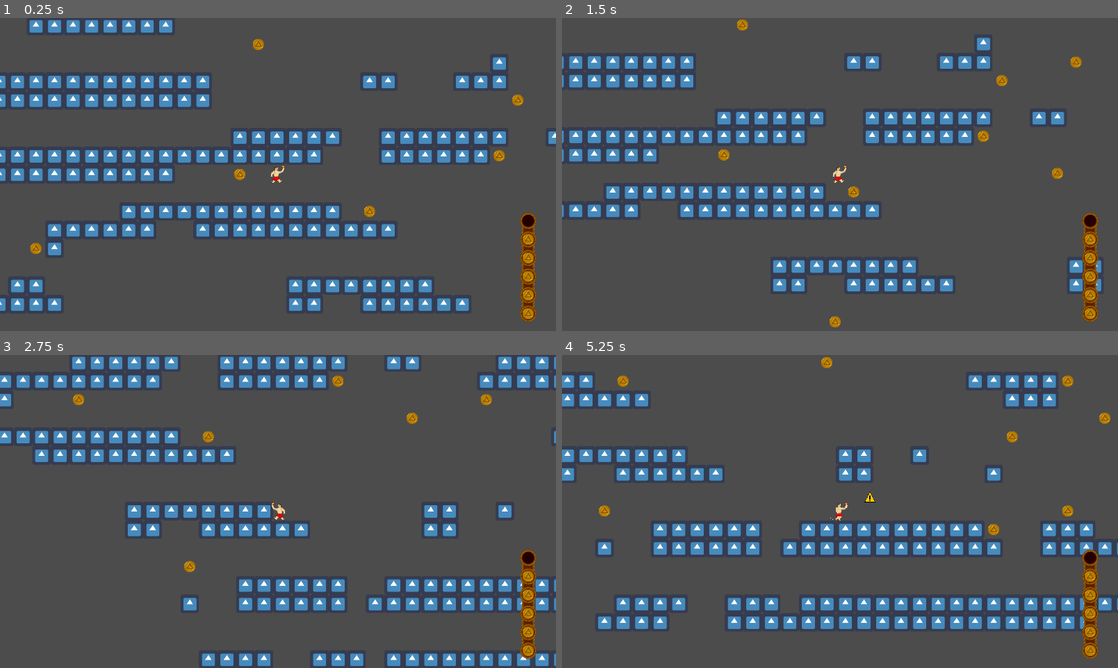
Above: before the commit, frames 1-4 (two rows, left to right).
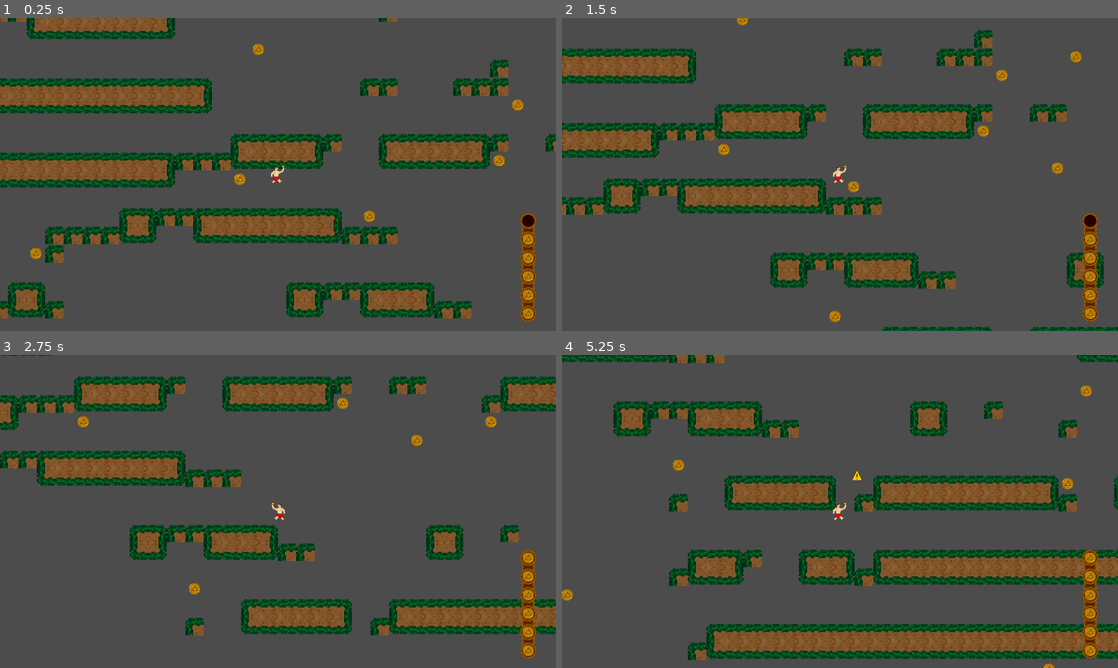
Above: after the commit, the same moments.

Repository: Shapkofil/prometheus
Game: Godot game, scene res://Procedural.tscn
The game is run twice, just before and just after one commit, with the same random seed, the same clock (stepped at 60 frames per second) and the same inputs. This scene is started directly instead of the project's main scene. The engine's default icon, where the game draws it, is replaced by a stand-in: a white triangle on a blue panel in a dark square.
Inputs:
- Up to frame 1 (0.25 s): no input
- Up to frame 2 (1.5 s): hold Right (ui_right) from 0.53 s (still down); tap Space (jump) at 0.77 s
- Up to frame 3 (2.75 s): tap Space (jump) at 1.52 s; release Right (ui_right) at 2.03 s; hold Left (ui_left) from 2.03 s (still down)
- Up to frame 4 (5.25 s): release Left (ui_left) at 2.78 s; hold Right (ui_right) 2.78-4.28 s; tap Space (jump) at 3.02, 3.77, 4.52 s; hold Left (ui_left) 4.28-5.03 s; hold Right (ui_right) from 5.03 s (still down)

The runs differ from the first frame. In frame 1, 27% of the frame differs, in the area x 0-100%, y 0-96%; in frame 2, 22%; in frame 3, 29%; in frame 4, 38%, in the area x 0-100%, y 0-100%.

Commit message:
Autotile world generation

Diff:
--- a/Prometheus/Assets/Tiles/tileset.tres
+++ b/Prometheus/Assets/Tiles/tileset.tres
@@ -1,20 +1,7 @@
-[gd_resource type="TileSet" load_steps=17 format=2]
+[gd_resource type="TileSet" load_steps=13 format=2]
 
 [ext_resource path="res://icon.png" type="Texture" id=1]
-[ext_resource path="res://Assets/Tiles/pillar/PillerSet.png" type="Texture" id=2]
 [ext_resource path="res://Assets/Tiles/Grass/GrassSet.png" type="Texture" id=3]
-
-[sub_resource type="ConvexPolygonShape2D" id=1]
-points = PoolVector2Array( 0, 0, 64, 0, 64, 64, 0, 64 )
-
-[sub_resource type="ConvexPolygonShape2D" id=2]
-points = PoolVector2Array( 0, 0, 64, 0, 64, 64, 0, 64 )
-
-[sub_resource type="ConvexPolygonShape2D" id=3]
-points = PoolVector2Array( 17.6291, 2.0005, 41.0719, 1.72142, 36.3275, 2.87265, 20.9781, 3.15173 )
-
-[sub_resource type="ConvexPolygonShape2D" id=4]
-points = PoolVector2Array( 0, 0, 64, 0, 64, 64, 0, 64 )
 
 [sub_resource type="ConvexPolygonShape2D" id=5]
 points = PoolVector2Array( 16, 16, 64, 16, 64, 64, 16, 64 )
@@ -43,128 +30,15 @@
 [sub_resource type="ConvexPolygonShape2D" id=13]
 points = PoolVector2Array( 0, 0, 48, 0, 48, 32, 0, 32 )
 
+[sub_resource type="ConvexPolygonShape2D" id=14]
+points = PoolVector2Array( 0, 0, 64, 0, 64, 64, 0, 64 )
+
 [resource]
-0/name = "PlaceHolder"
-0/texture = ExtResource( 1 )
-0/tex_offset = Vector2( 0, 0 )
-0/modulate = Color( 1, 1, 1, 1 )
-0/region = Rect2( 0, 0, 64, 64 )
-0/tile_mode = 0
-0/occluder_offset = Vector2( 0, 0 )
-0/navigation_offset = Vector2( 0, 0 )
-0/shape_offset = Vector2( 0, 0 )
-0/shape_transform = Transform2D( 1, 0, 0, 1, 0, 0 )
-0/shape = SubResource( 1 )
-0/shape_one_way = false
-0/shape_one_way_margin = 1.0
-0/shapes = [ {
-"autotile_coord": Vector2( 0, 0 ),
-"one_way": false,
-"one_way_margin": 1.0,
-"shape": SubResource( 1 ),
-"shape_transform": Transform2D( 1, 0, 0, 1, 0, 0 )
-} ]
-0/z_index = 0
-1/name = "icon.png 1"
-1/texture = ExtResource( 1 )
-1/tex_offset = Vector2( 0, 0 )
-1/modulate = Color( 1, 1, 1, 1 )
-1/region = Rect2( 0, 0, 64, 64 )
-1/tile_mode = 0
-1/occluder_offset = Vector2( 0, 0 )
-1/navigation_offset = Vector2( 0, 0 )
-1/shape_offset = Vector2( 0, 0 )
-1/shape_transform = Transform2D( 1, 0, 0, 1, 0, 0 )
-1/shape = SubResource( 2 )
-1/shape_one_way = false
-1/shape_one_way_margin = 1.0
-1/shapes = [ {
-"autotile_coord": Vector2( 0, 0 ),
-"one_way": false,
-"one_way_margin": 1.0,
-"shape": SubResource( 2 ),
-"shape_transform": Transform2D( 1, 0, 0, 1, 0, 0 )
-} ]
-1/z_index = 0
-2/name = "PillerSet.png 2"
-2/texture = ExtResource( 2 )
-2/tex_offset = Vector2( 0, 0 )
-2/modulate = Color( 1, 1, 1, 1 )
-2/region = Rect2( 0, 0, 128, 128 )
-2/tile_mode = 1
-2/autotile/bitmask_mode = 0
-2/autotile/bitmask_flags = [ Vector2( 0, 0 ), 341, Vector2( 0, 1 ), 341, Vector2( 1, 0 ), 341, Vector2( 1, 1 ), 341 ]
-2/autotile/icon_coordinate = Vector2( 0, 0 )
-2/autotile/tile_size = Vector2( 64, 64 )
-2/autotile/spacing = 0
-2/autotile/occluder_map = [  ]
-2/autotile/navpoly_map = [  ]
-2/autotile/priority_map = [ Vector3( 0, 1, 10 ), Vector3( 1, 0, 70 ) ]
-2/autotile/z_index_map = [  ]
-2/occluder_offset = Vector2( 0, 0 )
-2/navigation_offset = Vector2( 0, 0 )
-2/shape_offset = Vector2( 0, 0 )
-2/shape_transform = Transform2D( 1, 0, 0, 1, 0, 0 )
-2/shape = SubResource( 3 )
-2/shape_one_way = false
-2/shape_one_way_margin = 1.0
-2/shapes = [ {
-"autotile_coord": Vector2( 0, 0 ),
-"one_way": false,
-"one_way_margin": 1.0,
-"shape": SubResource( 3 ),
-"shape_transform": Transform2D( 1, 0, 0, 1, 0, 0 )
-} ]
-2/z_index = 0
-3/name = "PillerSet.png 3"
-3/texture = ExtResource( 2 )
-3/tex_offset = Vector2( 0, 0 )
-3/modulate = Color( 1, 1, 1, 1 )
-3/region = Rect2( 0, 0, 64, 64 )
-3/tile_mode = 1
-3/autotile/bitmask_mode = 0
-3/autotile/bitmask_flags = [  ]
-3/autotile/icon_coordinate = Vector2( 0, 0 )
-3/autotile/tile_size = Vector2( 64, 64 )
-3/autotile/spacing = 0
-3/autotile/occluder_map = [  ]
-3/autotile/navpoly_map = [  ]
-3/autotile/priority_map = [  ]
-3/autotile/z_index_map = [  ]
-3/occluder_offset = Vector2( 0, 0 )
-3/navigation_offset = Vector2( 0, 0 )
-3/shape_offset = Vector2( 0, 0 )
-3/shape_transform = Transform2D( 1, 0, 0, 1, 0, 0 )
-3/shape_one_way = false
-3/shape_one_way_margin = 0.0
-3/shapes = [  ]
-3/z_index = 0
-4/name = "Piller"
-4/texture = ExtResource( 2 )
-4/tex_offset = Vector2( 0, 0 )
-4/modulate = Color( 1, 1, 1, 1 )
-4/region = Rect2( 0, 0, 64, 64 )
-4/tile_mode = 0
-4/occluder_offset = Vector2( 0, 0 )
-4/navigation_offset = Vector2( 0, 0 )
-4/shape_offset = Vector2( 0, 0 )
-4/shape_transform = Transform2D( 1, 0, 0, 1, 0, 0 )
-4/shape = SubResource( 4 )
-4/shape_one_way = false
-4/shape_one_way_margin = 1.0
-4/shapes = [ {
-"autotile_coord": Vector2( 0, 0 ),
-"one_way": false,
-"one_way_margin": 1.0,
-"shape": SubResource( 4 ),
-"shape_transform": Transform2D( 1, 0, 0, 1, 0, 0 )
-} ]
-4/z_index = 0
-5/name = "GrassSet.png 5"
+5/name = "GrassSet"
 5/texture = ExtResource( 3 )
 5/tex_offset = Vector2( 0, 0 )
 5/modulate = Color( 1, 1, 1, 1 )
-5/region = Rect2( 0, 0, 192, 192 )
+5/region = Rect2( 0, 0, 64, 64 )
 5/tile_mode = 1
 5/autotile/bitmask_mode = 0
 5/autotile/bitmask_flags = [ Vector2( 0, 0 ), 256, Vector2( 0, 1 ), 260, Vector2( 0, 2 ), 4, Vector2( 1, 0 ), 320, Vector2( 1, 1 ), 325, Vector2( 1, 2 ), 5, Vector2( 2, 0 ), 64, Vector2( 2, 1 ), 65, Vector2( 2, 2 ), 1 ]
@@ -238,3 +112,24 @@
 "shape_transform": Transform2D( 1, 0, 0, 1, 0, 0 )
 } ]
 5/z_index = 0
+6/name = "Godot"
+6/texture = ExtResource( 1 )
+6/tex_offset = Vector2( 0, 0 )
+6/modulate = Color( 1, 1, 1, 1 )
+6/region = Rect2( 0, 0, 64, 64 )
+6/tile_mode = 0
+6/occluder_offset = Vector2( 0, 0 )
+6/navigation_offset = Vector2( 0, 0 )
+6/shape_offset = Vector2( 0, 0 )
+6/shape_transform = Transform2D( 1, 0, 0, 1, 0, 0 )
+6/shape = SubResource( 14 )
+6/shape_one_way = false
+6/shape_one_way_margin = 1.0
+6/shapes = [ {
+"autotile_coord": Vector2( 0, 0 ),
+"one_way": false,
+"one_way_margin": 1.0,
+"shape": SubResource( 14 ),
+"shape_transform": Transform2D( 1, 0, 0, 1, 0, 0 )
+} ]
+6/z_index = 0
--- a/Prometheus/TileMap.gd
+++ b/Prometheus/TileMap.gd
@@ -64,7 +64,8 @@
 		for y in range(CHUNK_SIZE):
 			pos = top_left_tile + Vector2(x, y)
 			if platform_noise(pos) < 0:
-				set_cellv(pos, 0)
+				set_cellv(pos, tile_set.find_tile_by_name('GrassSet'))
+	update_bitmask_region(coords*16, (coords+Vector2(1,1))*16)
 	pass
 
 #----------------------------
Not shown: 1 places in Prometheus/UI/MainMenu.tscn that only renumber resources
